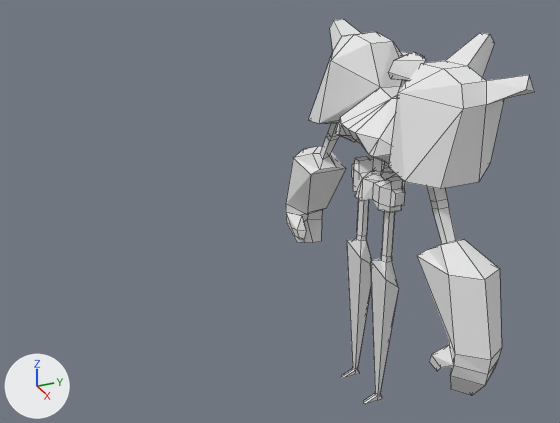
One commit to the Blender file models/working_art/boss.blend: the scene before it, then after it.
The view is the same before and after, from a camera (50 mm lens) standing at (3.09, -1.92, 2.73) and looking at (-0.05, -0.51, 1.16). Lighting does not change. The marker at lower left points along +X, +Y and +Z. Mesh edges are drawn as thin lines.
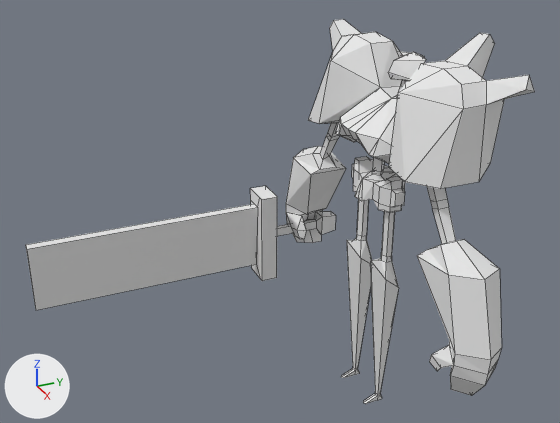
Location of each change, [x1, y1, x2, y2] in pixels of the pictures (560 x 423 px):
'sword', added: after [26, 186, 336, 310]

The change in detail:
Material 'sword_uv' (mat_sword_uv) is new.
Its base color is (0.8, 0.8, 0.8) (white #e7e7e7).
Mesh me_cube is new.
It has 36 vertices, 27 faces and spans x -1.33..1.02, y -1.46..1.37, z -1.37..6.58.
It uses material mat_sword_uv (its picture is missing).
Object 'sword' (ob_sword) is new; it shows me_cube.
Its location is (-0.813, -1.326, 0.62).
Its rotation in degrees is (-90, 91, 0).
Its scale is (0.231, 0.062, 0.231).
